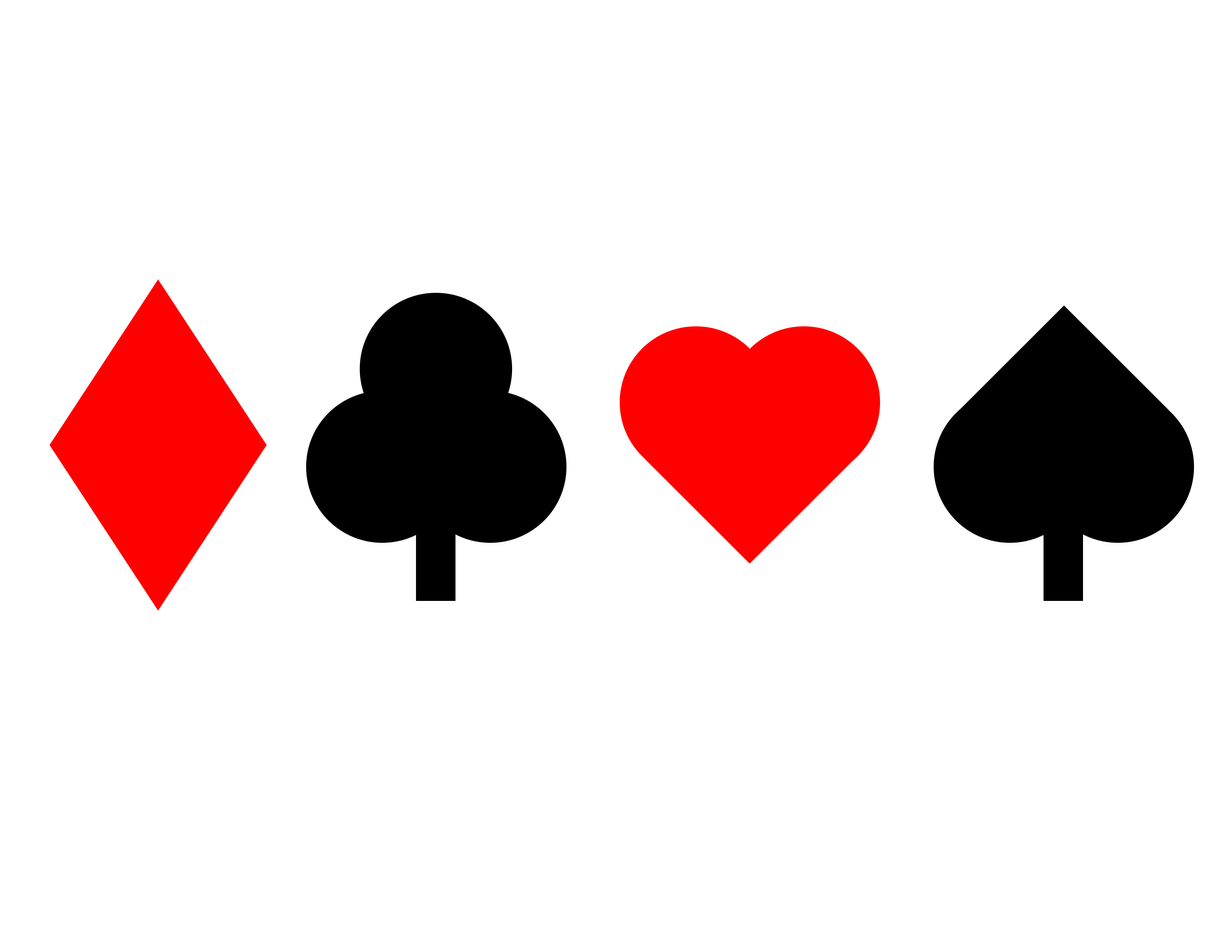
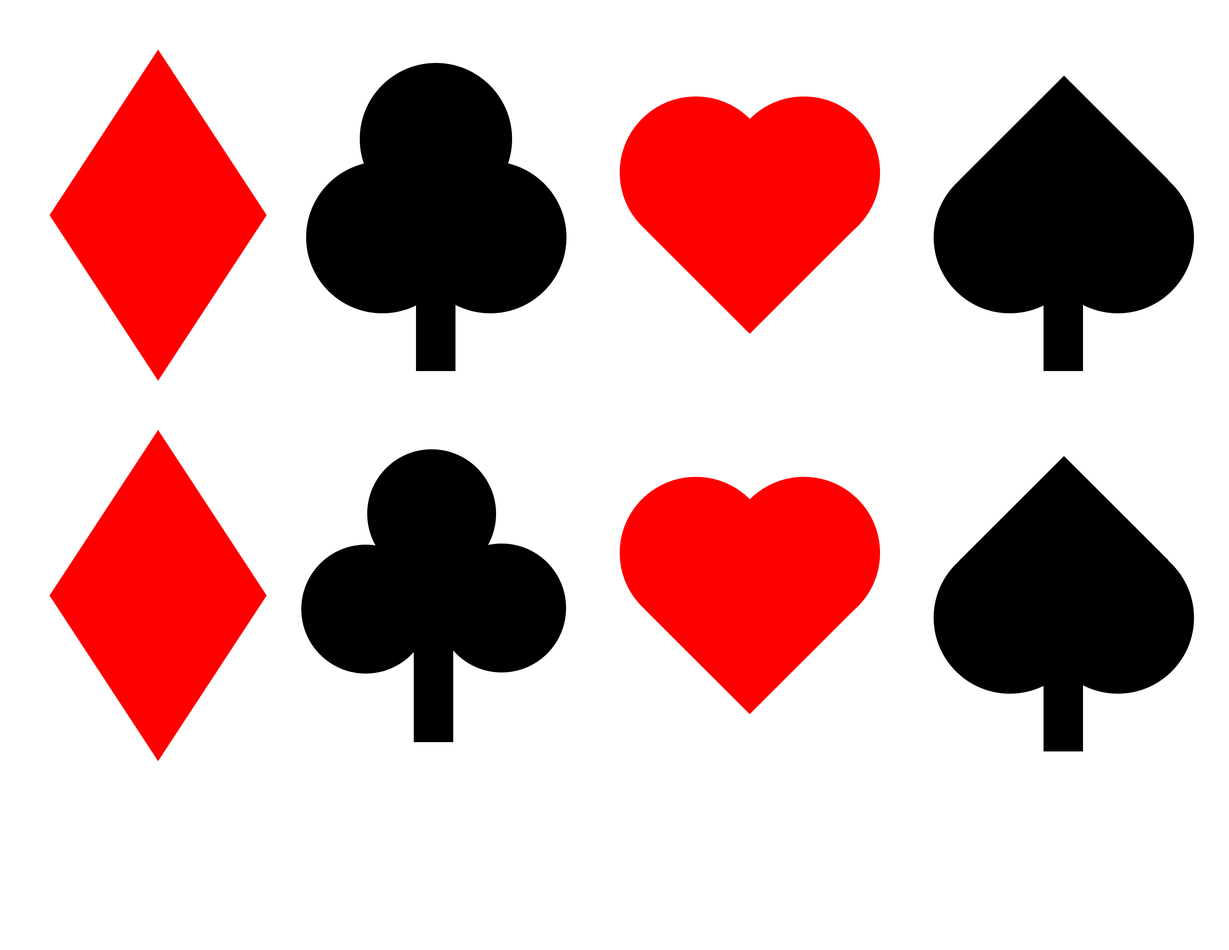
Layered file, before and after one edit (1229×950). Changes by layer:
added group "clubs" (1st of 2) with 4 layers above "clubs copy" over (301, 449, 567, 743)
added layer "Ellipse 1 copy" (1st of 7, in "clubs") in group "clubs" over (301, 544, 431, 674)
added layer "Ellipse 1 copy 2" (1st of 3, in "clubs") in group "clubs" over (367, 449, 497, 579)
added group "spades copy" with 4 layers above "hearts copy" over (933, 455, 1195, 752)
added layer "Rectangle 2" (1st of 4, in "spades copy") in group "spades copy" over (959, 455, 1169, 665)
added layer "Ellipse 1 copy" (3rd of 7, in "spades copy") in group "spades copy" over (933, 541, 1087, 694)
added layer "Ellipse 1" (3rd of 7, in "spades copy") in group "spades copy" over (1041, 541, 1195, 694)
added group "hearts copy" with 3 layers above "Rectangle 1 copy" over (619, 476, 881, 715)
added layer "Rectangle 2" (2nd of 4, in "hearts copy") in group "hearts copy" over (645, 505, 855, 715)
added layer "Ellipse 1 copy" (4th of 7, in "hearts copy") in group "hearts copy" over (727, 476, 881, 629)
added layer "Ellipse 1" (4th of 7, in "hearts copy") in group "hearts copy" over (619, 476, 773, 629)
added layer "Rectangle 1 copy" above "clubs" over (49, 429, 267, 762)
painted on "Ellipse 1 copy" (5th of 7, in "clubs") over (306, 161, 459, 543)
painted on "Ellipse 1 copy 2" (3rd of 3, in "clubs") over (359, 62, 513, 445)
painted on "Ellipse 1" (5th of 7, in "clubs") over (414, 161, 567, 543)
painted on "Rectangle 2" (3rd of 4, in "spades") over (959, 75, 1169, 515)
painted on "Ellipse 1 copy" (6th of 7, in "spades") over (933, 161, 1087, 543)
painted on "Ellipse 1" (6th of 7, in "spades") over (1041, 161, 1195, 543)
painted on "Rectangle 2" (4th of 4, in "hearts") over (645, 124, 855, 564)
painted on "Ellipse 1 copy" (7th of 7, in "hearts") over (727, 96, 881, 479)
painted on "Ellipse 1" (7th of 7, in "hearts") over (619, 96, 773, 479)
painted on "Rectangle 1" over (49, 49, 267, 611)
…and 5 more changes (3 added, 2 moved_by)
